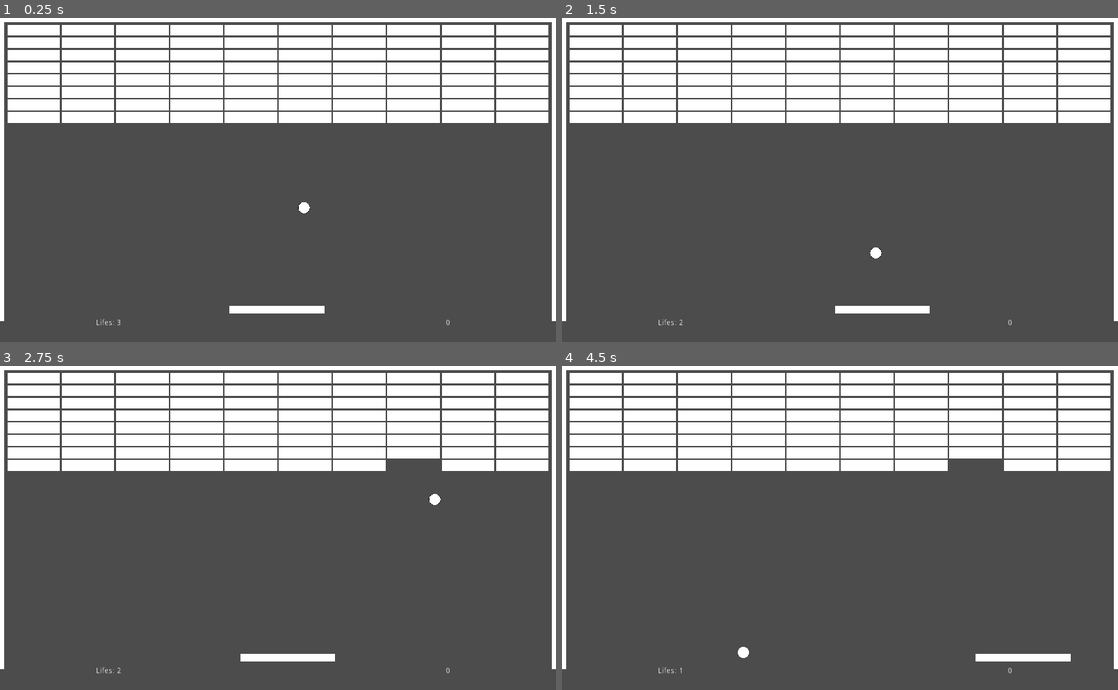
Above: before the commit, frames 1-4 (two rows, left to right).
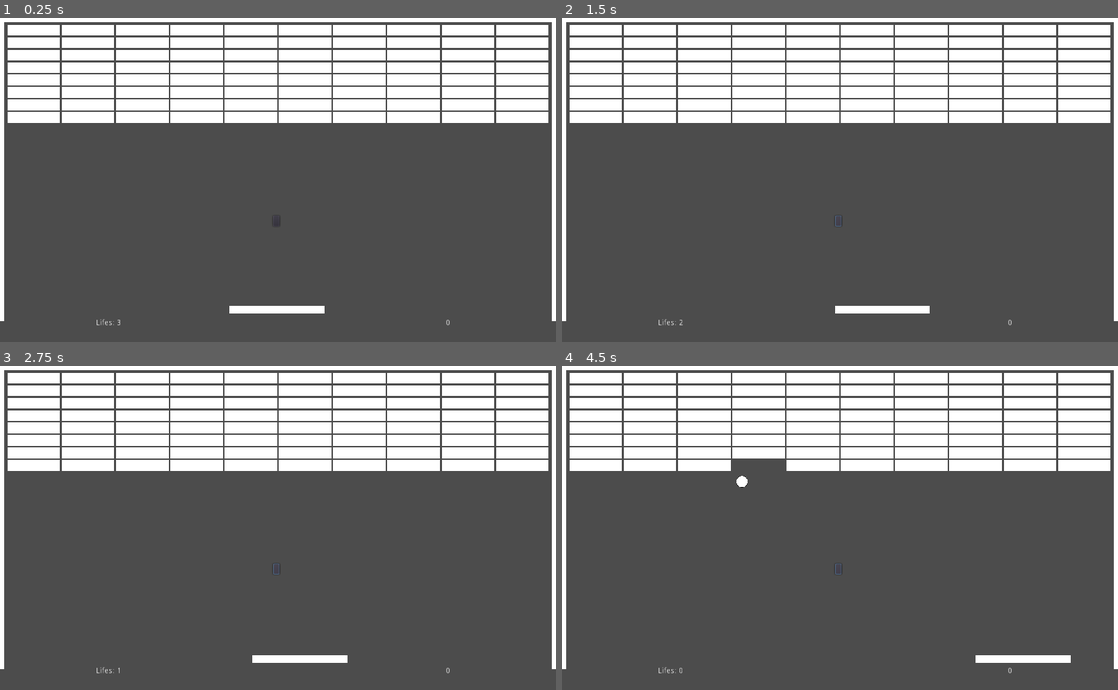
Above: after the commit, the same moments.

Repository: Santyru-C/Breakout-clone
Game: Godot game, scene res://Main.tscn
The game is run twice, just before and just after one commit, with the same random seed, the same clock (stepped at 60 frames per second) and the same inputs.
Inputs (mouse positions are in pixels of both pictures, inside the frame that each line leads up to):
- Up to frame 1 (0.25 s): no input
- Up to frame 2 (1.5 s): click (840, 222) at 0.52 s; hold Right (ui_right) from 1.28 s (still down)
- Up to frame 3 (2.75 s): release Right (ui_right) at 2.03 s; hold Left (ui_left) from 2.03 s (still down)
- Up to frame 4 (4.5 s): release Left (ui_left) at 2.78 s; hold Right (ui_right) 2.78-4.28 s; hold Left (ui_left) from 4.28 s (still down)

The runs differ from the first frame. In frame 1, less than 0.1% of the frame differs, in the area x 49-56%, y 56-65%; in frame 2, less than 0.1%; in frame 3, 0.6%; in frame 4, 0.9%, in the area x 21-92%, y 28-95%.

Commit message:
add new_game function

Diff:
--- a/gamefiles/Main.gd
+++ b/gamefiles/Main.gd
@@ -1,6 +1,7 @@
 extends Node
 
 var ball_scene = load("res://scenes/ball.tscn")
+var brick_name_container = []
 
 func update_life_display():
 	var format_text = "Lifes: %s"
@@ -19,21 +20,36 @@
 				position_x += 100
 
 			brick.set_position(Vector2(position_x, position_y))
-			add_child(brick)
+			print(brick)
+			call_deferred("add_child", brick)
 
 		position_y += 23
 
 func call_for_ball():
 	var ball = ball_scene.instance()
+	yield(get_tree().create_timer(0.25), "timeout")
 	call_deferred("add_child", ball)
 
-func _ready():
-	call_for_ball()
+func reset_properties():
+	$paddle.lifes = 3
+	$score_display.text = "0"
+	get_tree().call_group("bricks", "queue_free")
+
+func new_game():
+	reset_properties()
 	place_bricks()
 	update_life_display()
+	call_for_ball()
+
+func game_over():
+	$paddle.speed = 0
+
+
+func _ready():
+	new_game()
 
 func _on_paddle_life_depleted():
-	pass # Replace with function body.
+	pass
 
 func _on_Area2D_body_exited(ball):
 	ball.queue_free()
--- a/gamefiles/Main.tscn
+++ b/gamefiles/Main.tscn
@@ -92,6 +92,12 @@
 align = 1
 valign = 1
 
+[node name="Button" type="Button" parent="."]
+margin_left = 503.0
+margin_top = 367.0
+margin_right = 515.0
+margin_bottom = 387.0
+
 [connection signal="life_depleted" from="paddle" to="." method="_on_paddle_life_depleted"]
 [connection signal="life_down" from="paddle" to="." method="_on_paddle_life_down"]
 [connection signal="body_exited" from="Area2D" to="." method="_on_Area2D_body_exited"]
